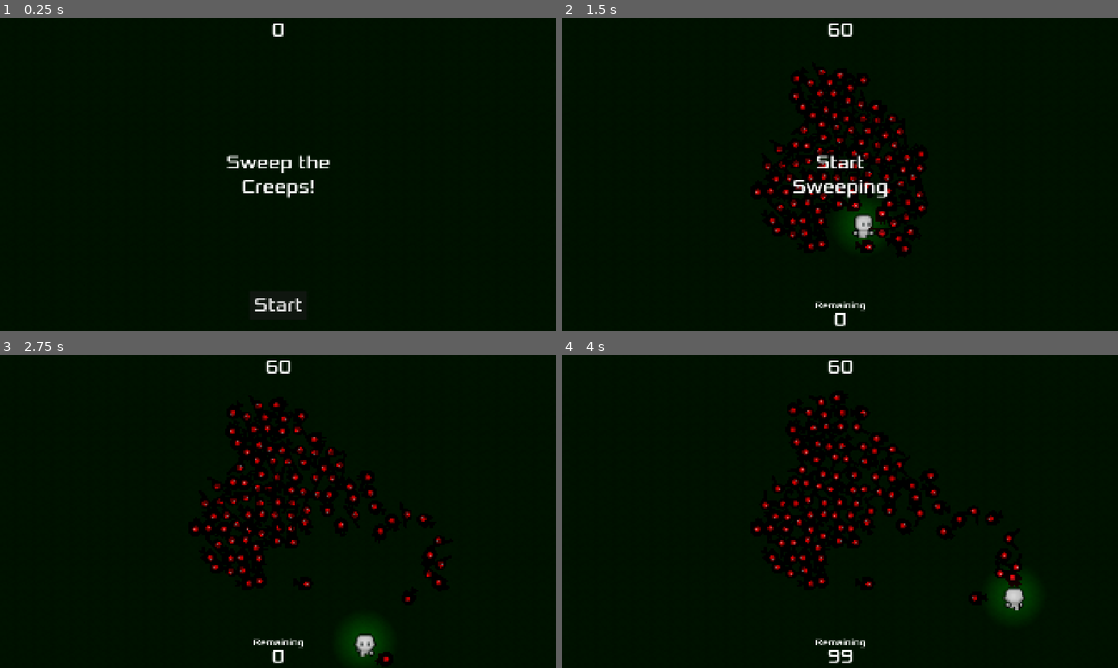
Above: before the commit, frames 1-4 (two rows, left to right).
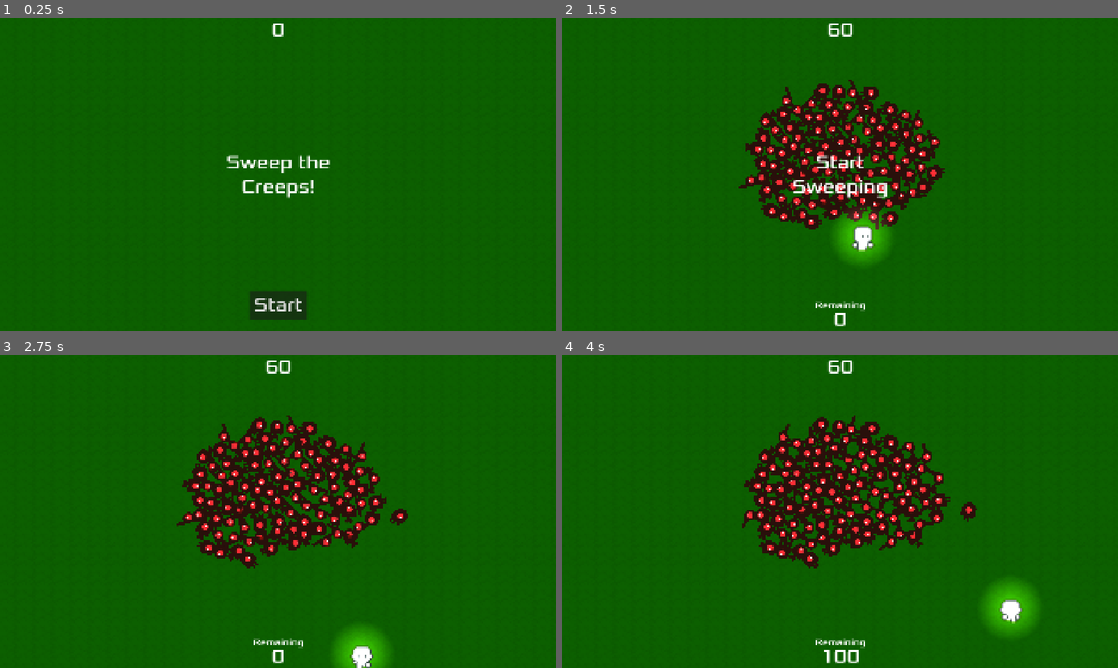
Above: after the commit, the same moments.

Repository: rynong99/Sweep-the-Creeps
Game: Godot game, scene res://Main.tscn
Two runs of this game, one before a commit and one after it. Both use one fixed random seed, a clock stepped at 60 frames per second and the inputs below.
Inputs:
- Up to frame 1 (0.25 s): no input
- Up to frame 2 (1.5 s): click "Start" at 0.5 s; hold D (move_right) from 1.28 s (still down)
- Up to frame 3 (2.75 s): release D (move_right) at 2.03 s; hold S (move_down) from 2.03 s (still down)
- Up to frame 4 (4 s): release S (move_down) at 2.78 s; hold D (move_right) 2.78-3.53 s; hold W (move_up) from 3.53 s (still down)

The runs differ from the first frame. In frame 1, 99% of the frame differs, in the area x 0-100%, y 0-100%; in frame 2, 99%; in frame 3, 100%; in frame 4, 100%.

Commit message:
Physics Fix
Fixed collision behaviors and physics to respond properly to the tilesets (2 hr)

Diff:
--- a/Main.tscn
+++ b/Main.tscn
@@ -338,7 +338,6 @@
 adjustment_color_correction = SubResource("GradientTexture1D_03owx")
 
 [node name="Main" type="Node2D"]
-modulate = Color(0.458824, 0.458824, 0.458824, 1)
 script = ExtResource("1_r0du0")
 mob_scene = ExtResource("2_cm0pq")
 coin_scene = ExtResource("3_trn2v")
@@ -349,6 +348,8 @@
 tile_map_data = PackedByteArray("AAAdAAoAAAAAAA0AAAAAABAAAAAAAA4AAAAAAA8AAAAAAA0AAAAAAA4AAAAAAA0AAAAAAA0AAAAAAA0AAAAAAA …(1104 unchanged characters)…
 enabled = false
 tile_set = SubResource("TileSet_c6i3y")
+use_kinematic_bodies = true
+collision_visibility_mode = 1
 
 [node name="Background" type="TileMapLayer" parent="."]
 scale = Vector2(4, 4)
@@ -401,8 +402,6 @@
 
 [node name="Player" parent="." instance=ExtResource("3_fos0i")]
 position = Vector2(960, 720)
-collision_layer = 3
-collision_mask = 3
 wall_min_slide_angle = 1.5708
 platform_wall_layers = 3
 speed = 400
--- a/Mob.tscn
+++ b/Mob.tscn
@@ -7,8 +7,6 @@
 [ext_resource type="Texture2D" uid="uid://ct4kni30r7gjv" path="res://dodge_the_creeps_2d_assets/art/enemySwimming_2.png" id="5_utplx"]
 [ext_resource type="Texture2D" uid="uid://3ppgli0yjwck" path="res://dodge_the_creeps_2d_assets/art/enemyWalking_1.png" id="6_6v40e"]
 [ext_resource type="Texture2D" uid="uid://dw8fylhofqt4s" path="res://dodge_the_creeps_2d_assets/art/enemyWalking_2.png" id="7_xqp27"]
-
-[sub_resource type="PhysicsMaterial" id="PhysicsMaterial_ejbti"]
 
 [sub_resource type="SpriteFrames" id="SpriteFrames_8qumo"]
 animations = [{
@@ -62,10 +60,9 @@
 fill_from = Vector2(0.493119, 0.493119)
 
 [node name="Mob" type="RigidBody2D" groups=["mobs", "mobsCount"]]
-physics_material_override = SubResource("PhysicsMaterial_ejbti")
+collision_layer = 3
+mass = 0.5
 gravity_scale = 0.0
-continuous_cd = 1
-max_contacts_reported = 1
 script = ExtResource("1_ejbti")
 
 [node name="AnimatedSprite2D" type="AnimatedSprite2D" parent="."]
--- a/Player.tscn
+++ b/Player.tscn
@@ -190,12 +190,17 @@
 "speed": 5.0
 }]
 
+[sub_resource type="CircleShape2D" id="CircleShape2D_kne1u"]
+radius = 64.0
+
 [sub_resource type="RectangleShape2D" id="RectangleShape2D_kpjcp"]
 size = Vector2(80, 112)
 
 [node name="CharacterBody2D" type="CharacterBody2D"]
+collision_layer = 3
 motion_mode = 1
-safe_margin = 2.0
+platform_floor_layers = 0
+safe_margin = 10.0
 script = ExtResource("1_cxr5p")
 speed = 800
 
@@ -207,7 +212,7 @@
 frame_progress = 0.82988
 
 [node name="CollisionShape2D" type="CollisionShape2D" parent="."]
-shape = SubResource("RectangleShape2D_kpjcp")
+shape = SubResource("CircleShape2D_kne1u")
 
 [node name="CoinCollector" type="Area2D" parent="."]
 priority = 1
--- a/mob.gd
+++ b/mob.gd
@@ -4,7 +4,9 @@
 	var mob_types = Array($AnimatedSprite2D.sprite_frames.get_animation_names())
 	$AnimatedSprite2D.animation = mob_types.pick_random()
 	$AnimatedSprite2D.play()
-
+func _physics_process(delta: float) -> void:
+	move_and_collide(linear_velocity*delta)
+	linear_damp = 2
 func _process(delta):
 	if (position.x < 0) or (position.x > (1920)):
 		print("Scored")
@@ -14,8 +16,6 @@
 		print("Scored")
 		AudioManager.playScore()
 		queue_free()
-	if linear_velocity > Vector2(100,0) or linear_velocity > Vector2(0,100):
-		linear_damp = 2
-		self.set_collision_mask_value(2,false)
+	#self.set_collision_mask_value(2,false)
 func _on_visible_on_screen_notifier_2d_screen_exited():
 	queue_free()
--- a/player.gd
+++ b/player.gd
@@ -8,21 +8,26 @@
 func ready():
 	screen_size = get_viewport_rect().size
 	hide()
-func _process(delta):
-	var velocity = Vector2.ZERO # The player's movement vector.
-	if Input.is_action_pressed("move_right"):
-		velocity.x += 1
-		$CollisionShape2D.rotation_degrees = 90
-	if Input.is_action_pressed("move_left"):
-		velocity.x -= 1
-		$CollisionShape2D.rotation_degrees = 270
+#func _physics_process(delta: float) -> void:
+	#move_and_slide()
+
+func _physics_process(delta: float) -> void:
+	#var velocity = Vector2.ZERO # The player's movement vector.
+	var direction = Input.get_vector("move_left","move_right","move_up","move_down")
+	'''if Input.is_action_pressed("move_right"):
+		velocity.x += speed
+	elif Input.is_action_pressed("move_left"):
+		velocity.x -= speed
+	else:
+		velocity.x = 0
 	if Input.is_action_pressed("move_down"):
-		velocity.y += 1
-		$CollisionShape2D.rotation_degrees = 180
-	if Input.is_action_pressed("move_up"):
-		velocity.y -= 1
-		$CollisionShape2D.rotation_degrees = 0
-
+		velocity.y += speed
+	elif Input.is_action_pressed("move_up"):
+		velocity.y -= speed
+	else:
+		velocity.y = 0 '''
+	velocity = direction * 80
+	max_slides = 0
 	if velocity.length() > 0:
 		velocity = velocity.normalized() * speed
 		$AnimatedSprite2D.play()
@@ -38,26 +43,24 @@
 	elif velocity.y > 0:
 		$AnimatedSprite2D.animation = "down"
 
-	position += velocity * delta
-	position = position.clamp(Vector2.ZERO, get_viewport_rect().size)
-
-
-func _on_body_entered(body: Node2D) -> void:
-	#hide() # Player disappears after being hit.
-	move_and_slide()
-
+	#position += velocity * delta
+	#position = position.clamp(Vector2.ZERO, get_viewport_rect().size)
+	var collision = move_and_collide(velocity * delta)
+	if collision and collision.get_collider() is Mob:
+		var collider = collision.get_collider()
+		#$CollisionShape2D.disabled = true
+		print("Hit Mob")
+		var push_dir = collision.get_normal()*-1
+		collider.apply_central_impulse(push_dir*200)
 func start(pos):
 	position = pos
 	show()
 	$CollisionShape2D.disabled = false
-
-
 func _on_player_hit() -> void:
 	pass # Replace with function body.
 
 func triggerPowerUp():
 	powerUp.emit()
 
-
 func _on_coin_collector_coin_collected() -> void:
 	powerUp.emit()
Not shown: 1 places in Main.tscn that only renumber resources
Not shown: 1 places in Mob.tscn that only renumber resources
Not shown: 1 places in Player.tscn that only renumber resources
